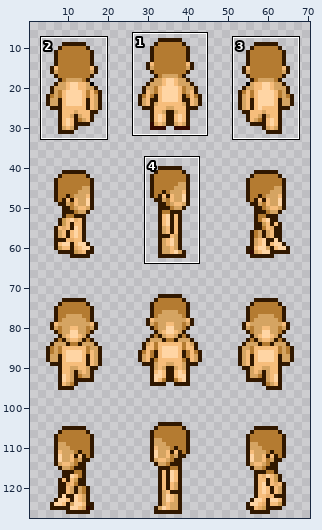
Two versions of one sprite sheet, spriteData/10/adult/11.gif. The picture above shows the old version from afar; the outline marks the close-up.
Close-up. Old version:
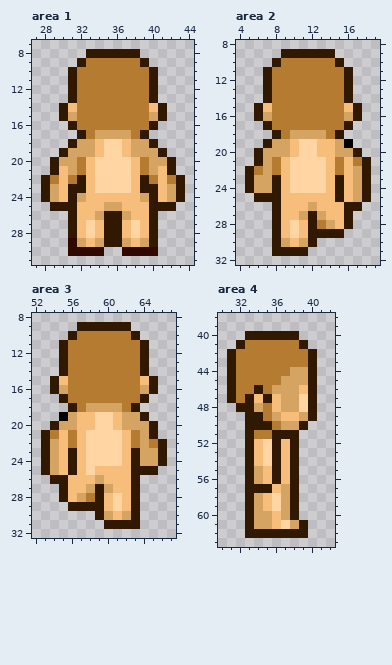
The file is 72x128 pixels. Colours within 5 levels of each other are drawn and written as one. Shown: area 1: x 27..44, y 7..31; area 2: x 4..19, y 8..32; area 3: x 52..67, y 8..32; area 4: x 30..42, y 38..63. The wide view leaves out empty margins. The commit also changed other parts of the picture, which this record leaves out.
Now the later version:
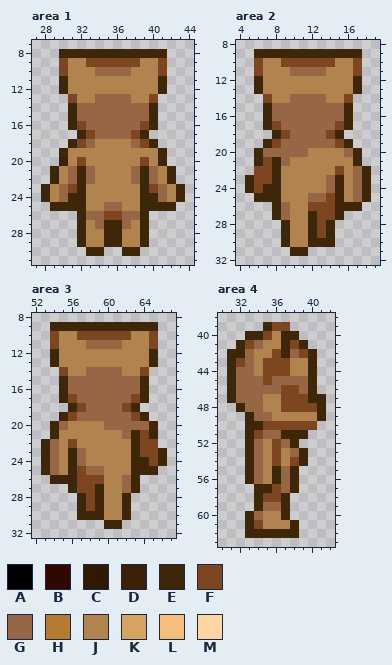
Palette (. is transparent): A #000002  B #310800  C #311800  D #3d2008  E #3d2708  F #7e4521  G #976745  H #b47b31  J #b1834f  K #d5a462  L #f6bd7b  M #ffd5a4
From old to new:
Changed rows in their new state; - is an unchanged pixel.
Area 1:
first column x 28:
 8 --EEEEEEEEEEEE--
 9 --FJJFFFFFFJJF--
10 --FJJJGGGGJJJF--
11 --EJJJJJJJJJJE--
12 --EJJJJJJJJJJE--
13 ---FJJGGGGJJF---
14 --.EGGGGGGGGE.--
15 --.EGGGGGGGGE.--
16 ---EFGGGGGGFE---
17 ----EFGGGGFE----
18 ---EFGJJJJGFE---
19 --EJJJJJJJJJJE--
20 -.DJFJJJJJJFJE.-
21 -EJGEGJJJJGEGJE-
22 .EJGEGJJJJGEGJE.
23 EJGFEJJJJJJEFGJE
24 EJGEEJJJJJJEEGJE
25 -EEEEJJGGJJEEEE-
26 ---.EGGFFGGE.---
27 ---.EJGEEGJE.---
28 ---.EJJEEJJE.---
29 ---.EJJEEJJE.---
30 ---..EE--EE..---
Area 2:
first column x 5:
 9 -EEEEEEEEEEEE-
10 -FJJFFFFFFJJF-
11 -FJJJGGGGJJJF-
12 -EJJJJJJJJJJE-
13 -EJJJJJJJJJJE-
14 --FJJGGGGJJF--
15 -.EGGGGGGGGE.-
16 -.EGGGGGGGGE.-
17 --EFGGGGGGFE--
18 ---EFGGGGFE---
19 --EFGGGGGGFE--
20 -EGGGGGJJJJGE-
21 -EFEGJJJJJJJE.
22 .FFEJJJJJJFJGE
23 EFFEJJJJJGEJGE
24 EFEEJJJJJGEJGE
25 -EEEJJJGGFEJGE
26 ---EGJJFFFEEE-
27 ---EGJJEFFE.--
28 ---.EJJEFE..--
29 ---.EJJEFE.---
30 ---.EJJEEE----
31 ---..EE-------
Area 3:
first column x 53:
 9 -EEEEEEEEEEEE-
10 -FJJFFFFFFJJF-
11 -FJJJGGGGJJJF-
12 -EJJJJJJJJJJE-
13 -EJJJJJJJJJJE-
14 --FJJGGGGJJF--
15 -.EGGGGGGGGE.-
16 -.EGGGGGGGGE.-
17 --EFGGGGGGFE--
18 ---EFGGGGFE---
19 --EFGGGGGGFE--
20 -EGJJJJGGGGGE-
21 .EJJJJJJJGEFE-
22 EGJFJJJJJJEFF.
23 EGJEGJJJJJEFFE
24 EGJEGJJJJJEEFE
25 EGJEFGGJJJEEE-
26 -EEEFFFJJGE---
27 --.EFFEJJGE---
28 --..EFEJJE.---
29 ---.EFEJJE.---
30 ----EEEJJE.---
31 -------EE..---
Area 4:
first column x 31:
39 ----EFF----
40 --EEFJEE---
41 -EFGJJEFE--
42 EEGJJFEGFE-
43 EFGJFFFJJE-
44 EGGJFFFJJE-
45 EGGGFGGGGE-
46 EGGGGGFFGE-
47 EGGGJJFFFEE
48 -EGGJJFFFFE
49 --EGGJJJJJE
50 --EEFFFFFF-
51 --EFGGEEE--
52 --EGJFGE---
53 --EGJFJGE--
54 --EGJFJFE--
55 --EGJEGE---
56 --EGJEGE---
57 --.EEFGE---
58 --.EFFE.---
59 --.EGGE.---
60 --EGJJE.---
61 --EFJJJE.--
62 --EEEEEE.--
Changed places in both close-ups, as pixel boxes (x1, y1, x2, y2):
changed: (41, 49, 185, 256)
changed: (245, 49, 371, 256)
changed: (41, 322, 167, 529)
changed: (227, 322, 326, 538)
